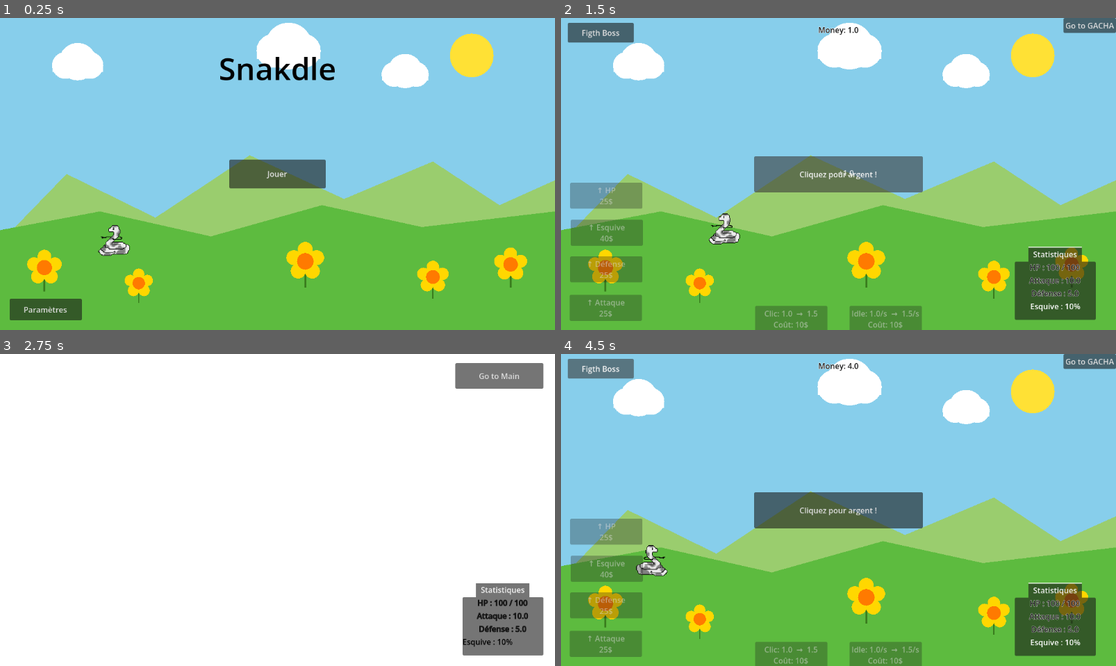
Above: before the commit, frames 1-4 (two rows, left to right).
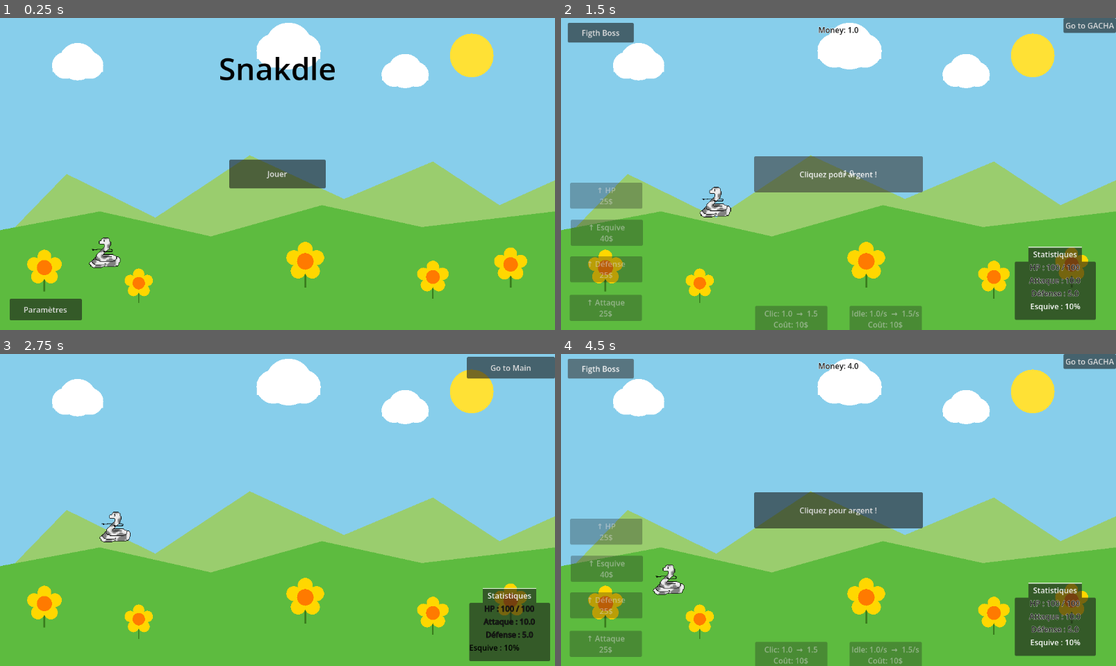
Above: after the commit, the same moments.

Repository: XeyNox/Snakdle
Game: Godot game, scene res://Scenes/TitleScreen.tscn
Two runs of this game, one before a commit and one after it. Both use one fixed random seed, a clock stepped at 60 frames per second and the inputs below.
Inputs:
- Up to frame 1 (0.25 s): no input
- Up to frame 2 (1.5 s): click "Jouer" at 0.5 s; click "Cliquez pour argent !" at 1.25 s
- Up to frame 3 (2.75 s): click "Figth Boss" at 2 s
- Up to frame 4 (4.5 s): click "Go to Main" at 2.75 s; click "Go to GACHA" at 3.5 s; click "Go to Main" at 4.25 s

The runs differ from the first frame. In frame 1, 0.5% of the frame differs, in the area x 16-24%, y 66-81%; in frame 2, 0.6%; in frame 3, 97%, in the area x 0-100%, y 0-100%; in frame 4, 0.6%.

Commit message:
fix BossUI

Diff:
--- a/Scenes/BossUI.tscn
+++ b/Scenes/BossUI.tscn
@@ -1,37 +1,31 @@
 [gd_scene format=3 uid="uid://dfm70mf3qtc2e"]
 
 [ext_resource type="Script" uid="uid://bneuacsj7ycym" path="res://Scripts/boss_ui.gd" id="1_boss1"]
-[ext_resource type="Script" uid="uid://de7vgahihnub3" path="res://Scenes/go_to_main.gd" id="2_ldcqm"]
+[ext_resource type="Script" uid="uid://de7vgahihnub3" path="res://Scripts/go_to_main.gd" id="2_ldcqm"]
 [ext_resource type="Script" uid="uid://cm7q361iaq3q1" path="res://Scripts/listStat.gd" id="2_s3nj4"]
+[ext_resource type="PackedScene" uid="uid://cge6os48vo14u" path="res://Scenes/background.tscn" id="3_bg"]
 
 [node name="BossUi" type="Control" unique_id=929737559]
 layout_mode = 3
-anchors_preset = 1
-anchor_left = 1.0
+anchors_preset = 15
 anchor_right = 1.0
-offset_left = -921.0
-offset_top = 13.0
-offset_right = -921.0
-offset_bottom = 13.0
-grow_horizontal = 0
-mouse_filter = 1
+anchor_bottom = 1.0
+grow_horizontal = 2
+grow_vertical = 2
+mouse_filter = 2
+script = ExtResource("1_boss1")
 
-[node name="ColorRect" type="ColorRect" parent="." unique_id=269815477]
-layout_mode = 0
-offset_left = -281.0
-offset_top = -48.0
-offset_right = 944.0
-offset_bottom = 665.0
+[node name="BackgroundLayer" type="CanvasLayer" parent="." unique_id=111111111]
+layer = -1
+
+[node name="Background" parent="BackgroundLayer" unique_id=222222222 instance=ExtResource("3_bg")]
 
 [node name="VBoxContainer" type="VBoxContainer" parent="." unique_id=112837401]
 layout_mode = 1
-anchors_preset = 1
-anchor_left = 1.0
-anchor_right = 1.0
-offset_left = -220.0
-offset_bottom = 90.0
-grow_horizontal = 0
-script = ExtResource("1_boss1")
+offset_left = 10.0
+offset_top = 10.0
+offset_right = 230.0
+offset_bottom = 100.0
 
 [node name="BossLabel" type="Label" parent="VBoxContainer" unique_id=223948512]
 layout_mode = 2
@@ -54,20 +48,30 @@
 horizontal_alignment = 1
 
 [node name="GoToMain" type="Button" parent="." unique_id=1977755191]
-layout_mode = 0
-offset_left = 714.0
+layout_mode = 1
+anchors_preset = 1
+anchor_left = 1.0
+anchor_right = 1.0
+offset_left = -183.0
 offset_top = 6.0
-offset_right = 897.0
-offset_bottom = 59.0
+offset_bottom = 51.0
+grow_horizontal = 0
 text = "Go to Main"
 script = ExtResource("2_ldcqm")
 
 [node name="TabContainer" type="TabContainer" parent="." unique_id=1664112668]
-layout_mode = 0
-offset_left = 729.0
-offset_top = 461.0
-offset_right = 897.0
-offset_bottom = 613.0
+layout_mode = 1
+anchors_preset = 3
+anchor_left = 1.0
+anchor_top = 1.0
+anchor_right = 1.0
+anchor_bottom = 1.0
+offset_left = -178.0
+offset_top = -162.0
+offset_right = -10.0
+offset_bottom = -10.0
+grow_horizontal = 0
+grow_vertical = 0
 tab_alignment = 1
 current_tab = 0
 script = ExtResource("2_s3nj4")
--- a/Scenes/background.tscn
+++ b/Scenes/background.tscn
@@ -4,19 +4,7 @@
 [ext_resource type="Script" uid="uid://dp561n3jt4ae8" path="res://Scripts/enemy_manager.gd" id="2_4aqey"]
 [ext_resource type="Script" uid="uid://b3ogajb1mincr" path="res://Scripts/game_scene.gd" id="2_gs"]
 [ext_resource type="Texture2D" uid="uid://da1jvj0drjk2p" path="res://assets/serpent_gris.png" id="4_xgxeb"]
-
-[sub_resource type="SpriteFrames" id="SpriteFrames_boss"]
-animations = [{
-"frames": [],
-"loop": false,
-"name": &"death",
-"speed": 6.0
-}, {
-"frames": [],
-"loop": true,
-"name": &"idle",
-"speed": 6.0
-}]
+[ext_resource type="Texture2D" uid="uid://dc7bh51y46lcy" path="res://assets/aigle_pixel_art.webp" id="5_ltlj5"]
 
 [node name="Background" type="Node2D" unique_id=938921807]
 script = ExtResource("2_gs")
@@ -32,8 +20,7 @@
 scale = Vector2(0.3, 0.3)
 texture = ExtResource("4_xgxeb")
 
-[node name="Boss" type="AnimatedSprite2D" parent="." unique_id=303030303]
+[node name="Boss" type="Sprite2D" parent="." unique_id=757341752]
 visible = false
 position = Vector2(900, 420)
-sprite_frames = SubResource("SpriteFrames_boss")
-animation = &"idle"
+texture = ExtResource("5_ltlj5")
--- a/Scripts/boss_ui.gd
+++ b/Scripts/boss_ui.gd
@@ -1,38 +1,25 @@
 extends Control
 
-@onready var hp_bar: ProgressBar = $HPBar
-@onready var boss_label: Label = $BossLabel
-@onready var reward_label: Label = $RewardLabel
+@onready var boss_panel: VBoxContainer = $VBoxContainer
+@onready var hp_bar: ProgressBar = $VBoxContainer/HPBar
+@onready var boss_label: Label = $VBoxContainer/BossLabel
+@onready var reward_label: Label = $VBoxContainer/RewardLabel
 
 func _ready() -> void:
-	GameManager.on_boss_page = true
 	GameManager.boss_started.connect(_on_boss_started)
 	GameManager.boss_hp_changed.connect(_on_hp_changed)
 	GameManager.boss_defeated.connect(_on_boss_defeated)
-
-	# Si un boss est déjà actif au moment où cette UI apparaît
-	# (ex: scène recréée en cours de partie), on se resynchronise
-	# tout de suite au lieu d'attendre le prochain signal.
 	if GameManager.boss_active:
 		_on_boss_started(GameManager.boss_max_hp)
 		_on_hp_changed(GameManager.boss_hp, GameManager.boss_max_hp)
 	else:
-		hide()
-
-func _exit_tree() -> void:
-	GameManager.on_boss_page = false
-
-func _process(_delta: float) -> void:
-	if GameManager.player_hp <= 0.0:
-		GameManager.screen_state = "gameover"
-		GameManager.player_died.emit()
-		get_tree().change_scene_to_file("res://Scenes/TitleScreen.tscn")
+		boss_panel.hide()
 
 func _on_boss_started(max_hp: float) -> void:
 	hp_bar.max_value = max_hp
 	hp_bar.value = max_hp
 	boss_label.text = "BOSS — Niveau %d" % GameManager.boss_level
-	show()
+	boss_panel.show()
 
 func _on_hp_changed(hp: float, _max_hp: float) -> void:
 	hp_bar.value = hp
@@ -41,5 +28,5 @@
 	reward_label.text = "+%d gems !" % gems
 	await get_tree().create_timer(1.5).timeout
 	if not GameManager.boss_active:
-		hide()
+		boss_panel.hide()
 	reward_label.text = ""
--- a/Scripts/game_scene.gd
+++ b/Scripts/game_scene.gd
@@ -1,8 +1,11 @@
 extends Node2D
 
 @onready var snake: Sprite2D = $Snake
-@onready var boss: AnimatedSprite2D = $Boss
+@onready var boss: Sprite2D = $Boss
 @onready var enemy_manager = $EnemyManager
+
+var _snake_home: Vector2
+var _movement_tween: Tween = null
 
 func _ready() -> void:
 	GameManager.boss_started.connect(_on_boss_started)
@@ -10,24 +13,36 @@
 	GameManager.player_died.connect(_on_player_died)
 	GachaManager.skin_equipped.connect(_on_skin_equipped)
 	boss.visible = false
-	_pick_next_target()
+	_snake_home = snake.position
 	if GachaManager.equipped_skin != "":
 		_apply_skin(GachaManager.equipped_skin)
+	if GameManager.boss_active:
+		_setup_active_boss()
+	else:
+		_pick_next_target()
+
+func _setup_active_boss() -> void:
+	boss.visible = true
+	boss.flip_h = true
+	snake.flip_h = false
+	enemy_manager.pause_spawning()
+	snake.position = Vector2(500.0, _snake_home.y)
+	boss.position = Vector2(700.0, 420.0)
 
 func _pick_next_target() -> void:
 	var vp := get_viewport_rect().size
-	var target_x := randf_range(50.0, vp.x - 50.0)
+	var target_x := randf_range(50.0, 400.0)
 	var target_y := randf_range(150.0, vp.y - 100.0)
 	var dist := (Vector2(target_x, target_y) - snake.position).length()
 	var duration := dist / 150.0
 	snake.flip_h = target_x < snake.position.x
 
-	var tween = create_tween()
-	tween.set_parallel(true)
-	tween.tween_property(snake, "position:x", target_x, duration)
-	tween.tween_property(snake, "position:y", target_y, duration)
-	tween.chain().tween_interval(randf_range(0.5, 2.0))
-	tween.chain().tween_callback(_pick_next_target)
+	_movement_tween = create_tween()
+	_movement_tween.set_parallel(true)
+	_movement_tween.tween_property(snake, "position:x", target_x, duration)
+	_movement_tween.tween_property(snake, "position:y", target_y, duration)
+	_movement_tween.chain().tween_interval(randf_range(0.5, 2.0))
+	_movement_tween.chain().tween_callback(_pick_next_target)
 
 func _unhandled_input(event: InputEvent) -> void:
 	if event.is_action_pressed("ui_cancel") and GameManager.screen_state == "playing":
@@ -35,17 +50,33 @@
 		get_tree().change_scene_to_file("res://Scenes/TitleScreen.tscn")
 
 func _on_boss_started(_max_hp: float) -> void:
+	if _movement_tween:
+		_movement_tween.kill()
 	boss.visible = true
-	_play(boss, "idle")
+	boss.flip_h = true
+	snake.flip_h = false
 	enemy_manager.pause_spawning()
+	var tween = create_tween()
+	tween.set_parallel(true)
+	tween.tween_property(snake, "position", Vector2(500.0, _snake_home.y), 0.8)
+	tween.tween_property(boss, "position", Vector2(700.0, 420.0), 0.8)
 
 func _on_boss_defeated(_gems: int) -> void:
-	_play(boss, "death")
-	await get_tree().create_timer(1.0).timeout
-	boss.visible = false
-	enemy_manager.resume_spawning()
+	var tween = create_tween()
+	tween.set_parallel(true)
+	tween.tween_property(snake, "position", _snake_home, 0.8)
+	tween.tween_property(boss, "position", Vector2(900.0, 420.0), 0.8)
+	tween.chain().tween_callback(func():
+		if not is_instance_valid(self):
+			return
+		boss.visible = false
+		enemy_manager.resume_spawning()
+		_pick_next_target()
+	)
 
 func _on_player_died() -> void:
+	if _movement_tween:
+		_movement_tween.kill()
 	await get_tree().create_timer(1.0).timeout
 	if is_instance_valid(self):
 		get_tree().change_scene_to_file("res://Scenes/TitleScreen.tscn")
@@ -60,7 +91,3 @@
 			if tex:
 				snake.texture = tex
 			break
-
-func _play(sprite: AnimatedSprite2D, anim: String) -> void:
-	if sprite.sprite_frames != null and sprite.sprite_frames.has_animation(anim):
-		sprite.play(anim)
Binary file added: assets/aigle_pixel_art.png
Not shown, added: assets/aigle_pixel_art.png.import
Binary file added: assets/aigle_pixel_art.webp
Not shown, added: assets/aigle_pixel_art.webp.import
